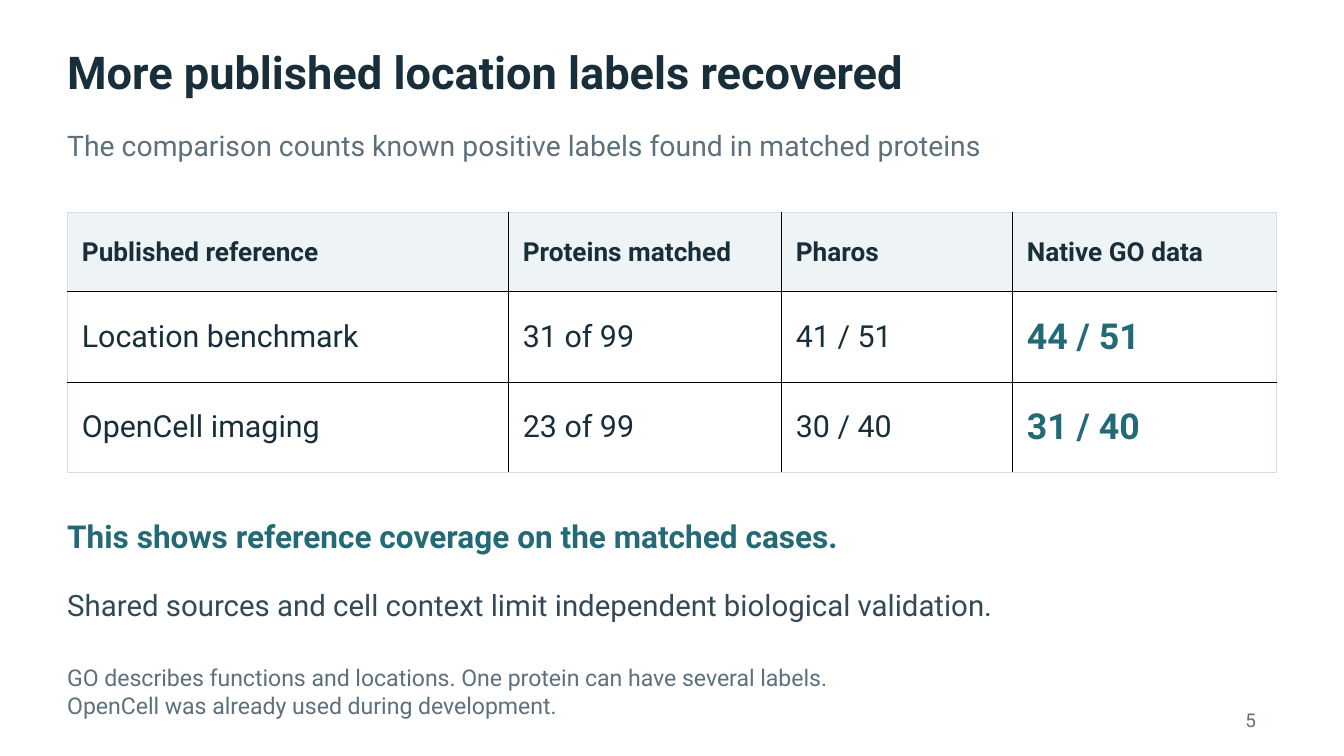
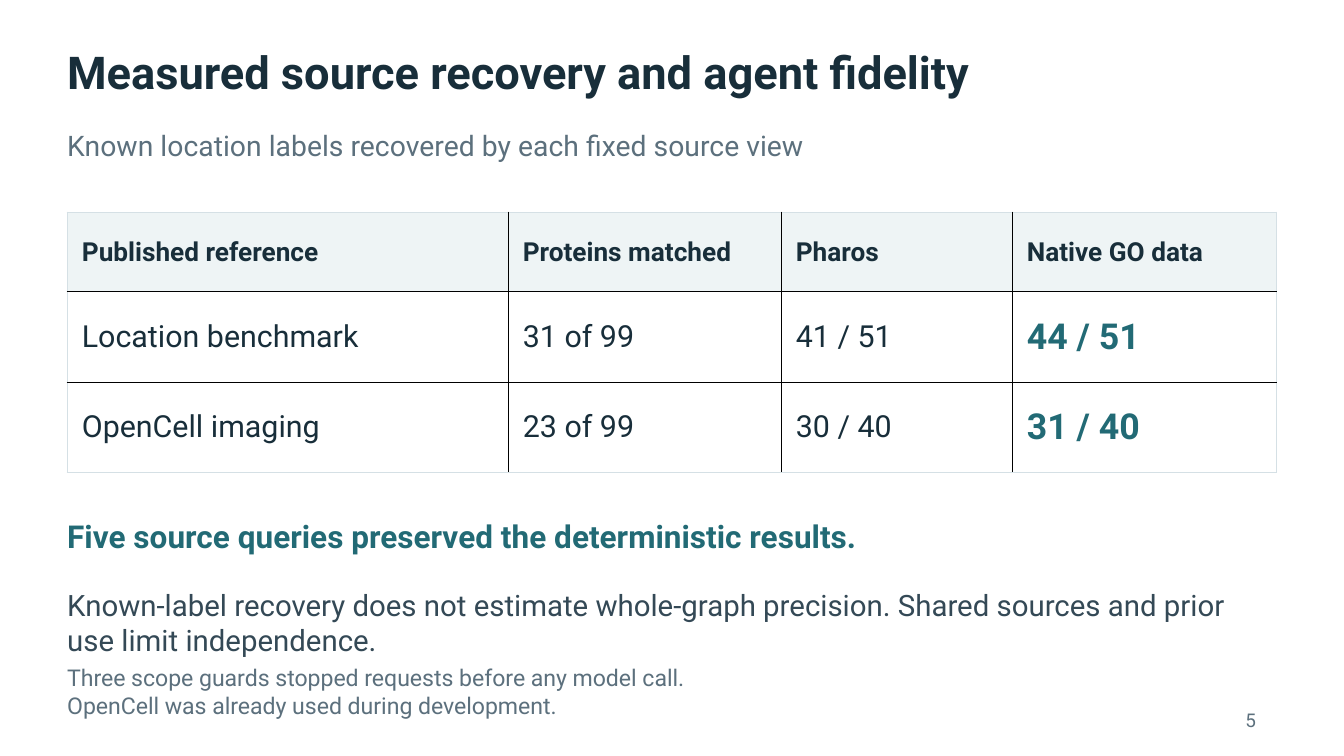
Before and after one commit to mdomagalski/biograph-steward, a slide deck: slide 5 of output/presentations/BioGraph_Steward_Overview.pptx. Drawn at 1344x756 pixels with LibreOffice and Linux fonts; fonts in the diff are those of the drawing. Boxes give left, top, right and bottom in pixels: in the first picture for what was removed or moved away, otherwise in the second. Text is boxed around its words. In the diff, an @@ line names an element or a change of style, - is before the commit and + after.

Commit message:
Deliver source-agent reviewer workflow, demo and team guide

```diff
--- a/output/presentations/BioGraph_Steward_Overview.pptx
+++ b/output/presentations/BioGraph_Steward_Overview.pptx
@@ text at (67,54,969,99): text changed @@
-More published location labels recovered
+Measured source recovery and agent fidelity
@@ text at (67,134,803,162): text changed @@
-The comparison counts known positive labels found in matched proteins
+Known location labels recovered by each fixed source view
@@ text at (67,524,856,555): text changed @@
-This shows reference coverage on the matched cases.
+Five source queries preserved the deterministic results.
@@ text at (67,594,1224,657): text changed @@
-Shared sources and cell context limit independent biological validation.
+Known-label recovery does not estimate whole-graph precision. Shared sources and prior use limit independence.
@@ text at (67,668,684,691): text changed @@
-GO describes functions and locations. One protein can have several labels.
+Three scope guards stopped requests before any model call.
```
Also in this commit, not shown: 5 other slides changed, 1 slide added, 1 slide removed, 39 other files.
